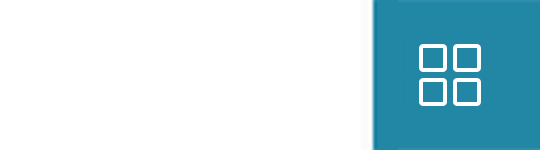
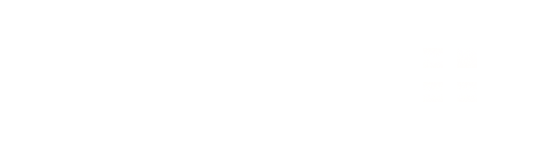
Layer changes from the first 540x150 image to the second:
added layer "矩形 1" in group "选中" over [361, 0, 368, 150]
painted on "圆角矩形 4" (1st of 3, in "选中") over [423, 82, 443, 102]
painted on "圆角矩形 3" (1st of 3, in "选中") over [457, 82, 477, 102]
painted on "圆角矩形 2" (1st of 3, in "选中") over [457, 48, 477, 68]
painted on "圆角矩形 1" (1st of 3, in "选中") over [423, 48, 443, 68]
removed layer "图层 5" over [361, 0, 540, 150]
